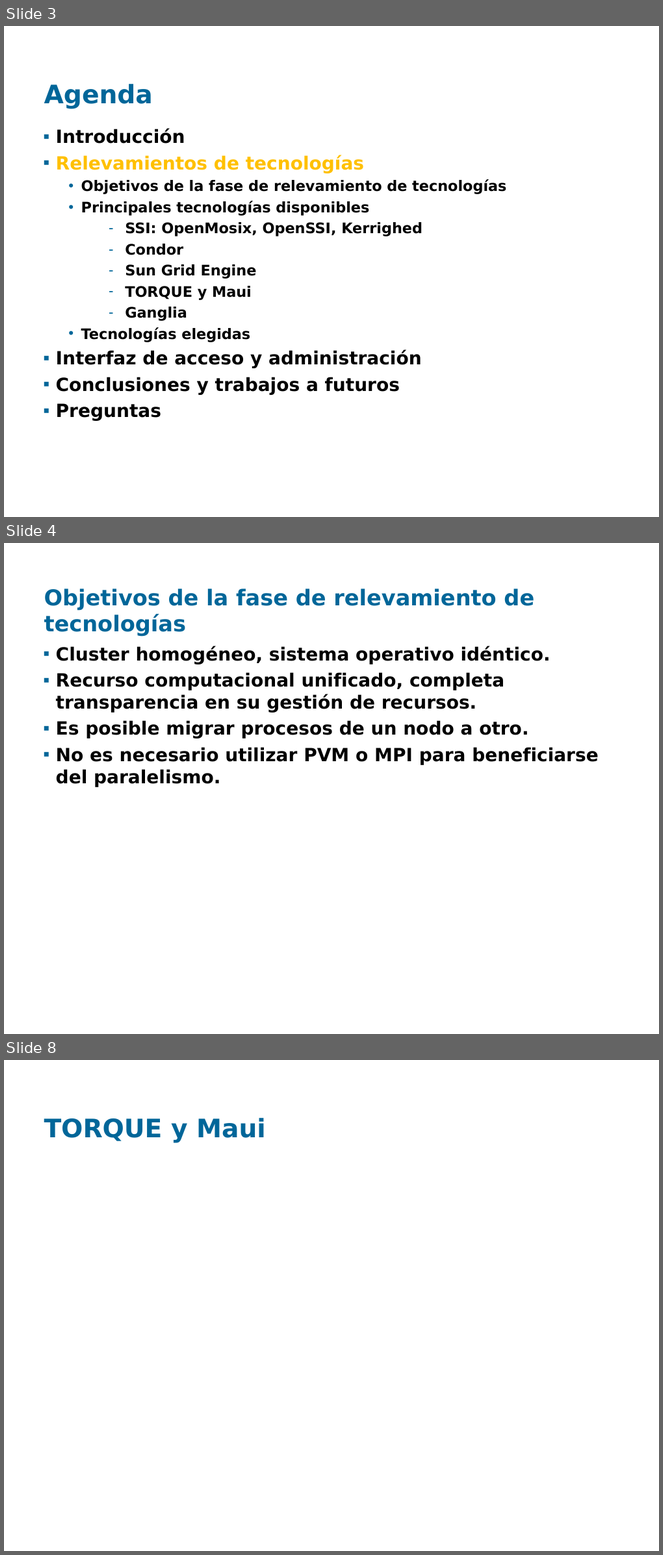
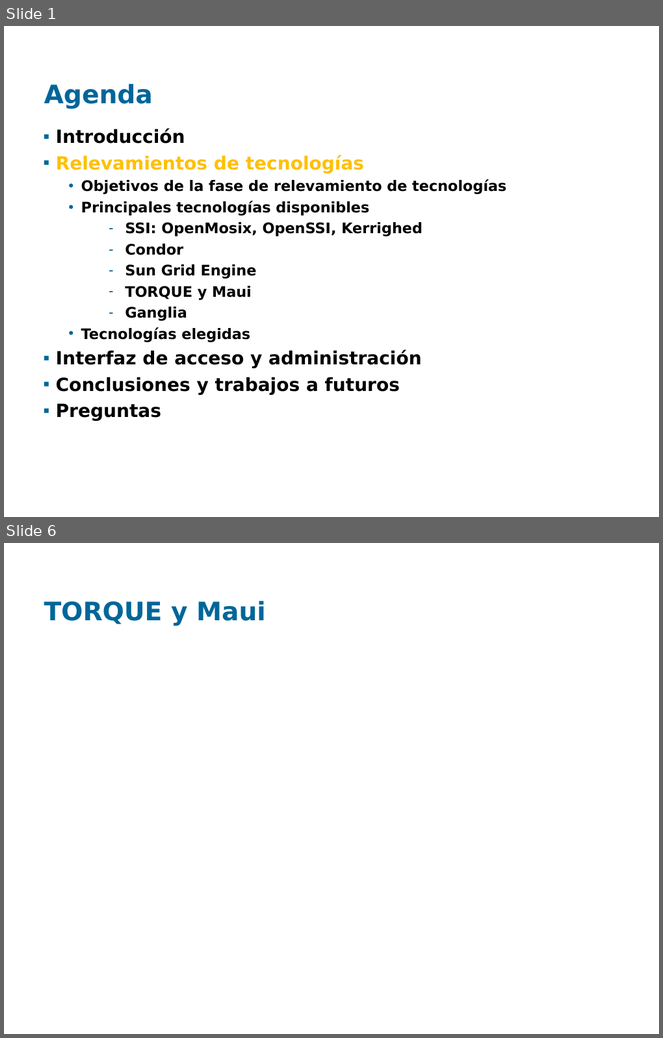
Before and after one commit to santiago-iturriaga/pgruso2007, a slide deck: Documentacion/Presentación Fenton - Santiago.ppt. Shown one above the other, each under a label of ours: slides 3, 4 and 8 before the commit, slides 1 and 6 after it; the slides between them are not shown. The pictures are 663x1555 and 663x1038 pixels, drawn with LibreOffice and Linux fonts; fonts in the diff are those of the drawing; background and template pictures are left out. Boxes give left, top, right and bottom in pixels: in the first picture for what was removed or moved away, otherwise in the second. Text is boxed around its words. In the diff, an @@ line names an element or a change of style, - is before the commit and + after.

```diff
--- a/Documentacion/Presentación Fenton - Santiago.ppt
+++ b/Documentacion/Presentación Fenton - Santiago.ppt
@@ slide 4 removed at <box>4,543,659,1034</box>, background picture (left out) @@
@@ title removed at <box>44,589,534,637</box> @@
-Objetivos de la fase de relevamiento de tecnologías
@@ text removed at <box>56,646,599,787</box> @@
-▪ Cluster homogéneo, sistema operativo idéntico.
-▪ Recurso computacional unificado, completa transparencia en su gestión de recursos.
-▪ Es posible migrar procesos de un nodo a otro.
-▪ No es necesario utilizar PVM o MPI para beneficiarse del paralelismo.
@@ what was slide 3 is now slide 1 @@
@@ what was slide 8 is now slide 6 @@
```
Also in this commit, not shown: 1 slide changed, 3 slides added, 4 other slides removed, 4 other files.
